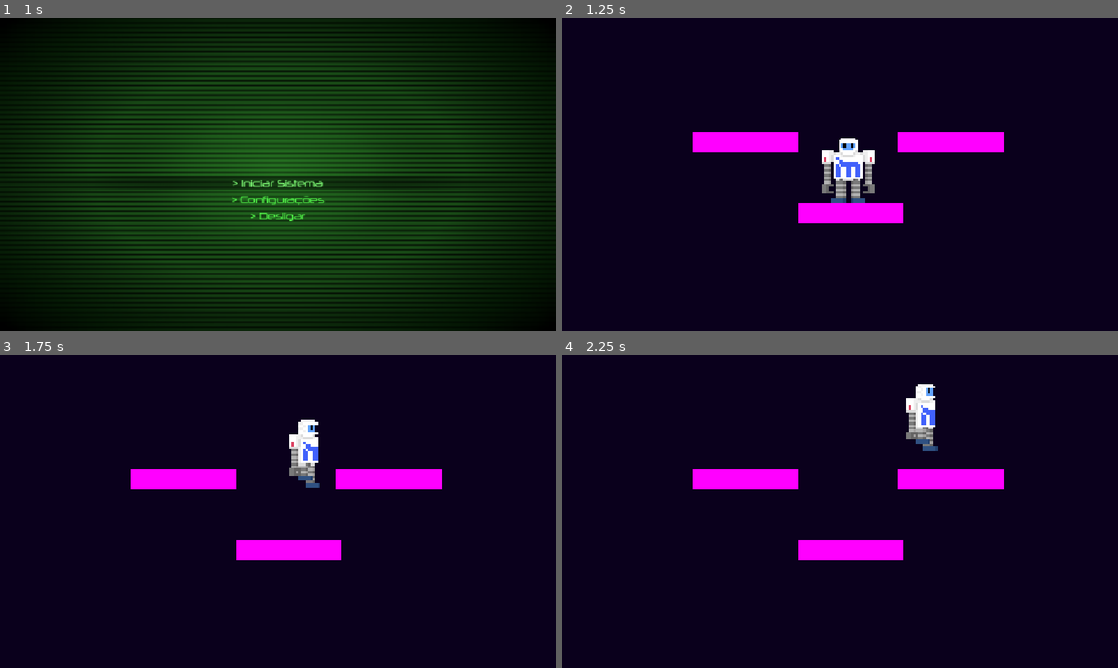
Above: before the commit, frames 1-4 (two rows, left to right).
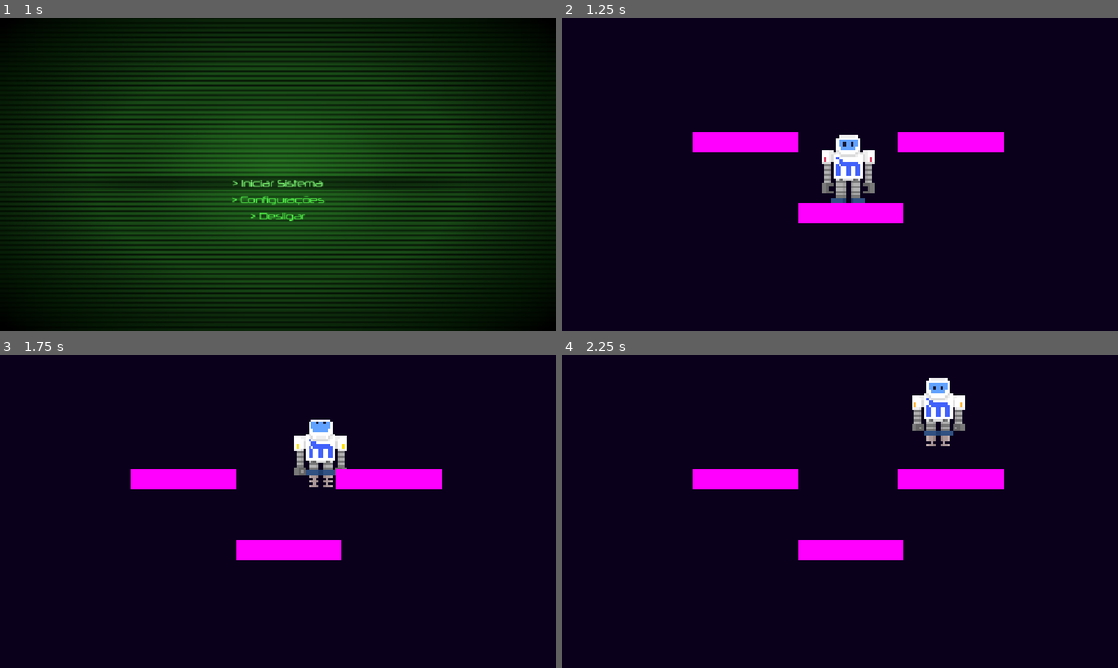
Above: after the commit, the same moments.

Repository: Jorgelino328/overclocked
Game: Godot game, scene res://ui/main_menu/main_menu.tscn
Two runs of this game, one before a commit and one after it. Both use one fixed random seed, a clock stepped at 60 frames per second and the inputs below. Sound files missing from this copy of the repository are replaced by a short silence.
Inputs (mouse positions are in pixels of both pictures, inside the frame that each line leads up to):
- Up to frame 1 (1 s): click "> Iniciar Sistema" at 0.5 s
- Up to frame 2 (1.25 s): no input
- Up to frame 3 (1.75 s): move the mouse to (400, 495) at 1.27 s; hold D (walk_right) from 1.28 s (still down); hold S (look_down) from 1.28 s (still down); tap Space (jump) at 1.52 s; tap W (look_up) at 1.55 s
- Up to frame 4 (2.25 s): keep holding D (walk_right); tap Space (jump) at 1.82 s; move the mouse to (728, 527) at 2.02 s; release S (look_down) at 2.03 s; tap W (look_up) at 2.1 s

Frame 1 is identical in both runs. In frame 2, 0.3% of the frame differs, in the area x 46-57%, y 37-57%; in frame 3, 1.4%; in frame 4, 1.5%, in the area x 61-73%, y 7-31%.

Commit message:
feat: improved movement and added a variety of new animations to the player character

Diff:
--- a/actors/Robonildo/Robonildo.gd
+++ b/actors/Robonildo/Robonildo.gd
@@ -1,7 +1,6 @@
 extends CharacterBody2D
 
 # Variáveis costumizáveis no Inspector do Godot
-@export var speed_slow := 100.0
 @export var speed_walk := 300.0
 @export var speed_run := 600.0
 @export var jump_velocity := -600.0
@@ -12,19 +11,20 @@
 @onready var sprite = $RobonildoSprite
 
 # Define estados possíveis do personagem
-enum State { IDLE, WALKING , RUNNING , JUMPING , DYING}
+enum State { IDLE, WALKING, RUNNING, JUMPING, LOOKING, DYING}
 
 # Pega valor de gravidade definida nas configurações do projeto.
 var gravity = ProjectSettings.get_setting("physics/2d/default_gravity")
 
 # Inicia o jogo no estado Idle
 var anim_state := State.IDLE
-
 
 var time_walking := 0.0
 var time_running := 0.0
 var time_idle := 0.0
+var just_jumped := false
 var sideways := false
+var dead_anim := false
 
 func _physics_process(delta):
 	# Adiciona gravidade caso esteja fora do chão.
@@ -49,8 +49,13 @@
 
 		# Se acabou de pular
 		elif Input.is_action_just_pressed("jump"):
+			just_jumped = true
+			anim_state = State.JUMPING
 			velocity.y = jump_velocity
-			anim_state = State.JUMPING
+
+		# Se está olhando pra cima ou pra baixo
+		elif Input.is_action_pressed("look_up") or Input.is_action_pressed("look_down") :
+			anim_state = State.LOOKING
 
 		# Se está se movendo no chão
 		elif direction:
@@ -58,7 +63,7 @@
 			anim_state = State.WALKING if anim_state != State.RUNNING else State.RUNNING
 
 		# Se  está parado no chão
-		else:
+		elif anim_state != State.LOOKING:
 			anim_state = State.IDLE
 
 	# Aciona as animações PRIMEIRO, pois elas alteram a variável de velocidade.
@@ -71,6 +76,7 @@
 			velocity.x = direction * current_speed
 		else:
 			velocity.x = move_toward(velocity.x, 0, current_speed)
+
 	else:
 		# Garante que a velocidade seja zerada ao morrer
 		velocity.x = 0.0
@@ -81,7 +87,7 @@
 
 func animation_handler(direction,delta):
 	# Vira o sprite caso esteja indo pra esquerda.
-	if direction != 0:
+	if direction != 0 and anim_state != State.DYING:
 		sprite.flip_h = (direction < 0)
 
 	# Define animação baseado no estado
@@ -89,16 +95,18 @@
 		State.IDLE:
 			# Quando acaba de parar (Frame 0).
 			if time_idle == 0.0:
-				if sideways:
+				if sideways and time_running == 0.0:
 					animation_player.play("RESET_side") # Fica congelado virado de lado.
-				else:
+				elif sideways:
+					animation_player.play("run_stop") # Para de correr e permanece de lado.
+				elif !sideways:
 					animation_player.play("RESET") # Fica congelado virado de frente.
 
 			# Após 1 segundo parado
 			if time_idle < 1.0 and (time_idle + delta) >= 1.0:
 				# Se estiver de lado, se vira e toca animação idle.
 				if sideways:
-					animation_player.play("idle_turn")
+					animation_player.play("turn_front")
 					animation_player.queue("idle")
 					sideways = false # Reseta o estado para os próximos movimentos.
 
@@ -112,16 +120,17 @@
 			time_idle += delta
 
 		State.WALKING:
-			# Se vira e começa a andar.
+			# Se vira (caso já não esteja de lado) e começa a andar .
 			if time_walking == 0.0:
-				animation_player.play("walk_turn")
-				animation_player.queue("walk")
+				if !sideways:
+					animation_player.play("turn_side")
+					animation_player.queue("walk")
+				else:
+					animation_player.play("walk")
 
 			# Acelera quando estiver andando, mas para enquanto a animação de início estiver tocando.
 			if animation_player.current_animation == "walk":
 				current_speed = speed_walk
-			elif animation_player.current_animation == "walk_turn" :
-				current_speed = speed_slow
 
 			# Atualiza os timers.
 			time_walking += delta
@@ -134,7 +143,7 @@
 
 		State.RUNNING:
 			# Se vira e começa a correr.
-			if time_walking >= 0.0 and time_running == 0.0:
+			if time_walking > 0.0 and time_running == 0.0:
 				animation_player.play("run_start")
 				animation_player.queue("run")
 
@@ -147,17 +156,59 @@
 			time_running += delta
 			time_idle = 0.0
 
-			# TODO: Add animation for stopping from run for smoother transition.
-
 		State.JUMPING:
-			# TODO: Implementar mecânica de pulo.
-			pass
+			# Se vira e começa a correr.
+			if just_jumped:
+				if sideways:
+					animation_player.play("jump_side_start")
+					animation_player.queue("jump_side")
+				else:
+					animation_player.play("jump_front_start")
+					animation_player.queue("jump_front")
+				just_jumped = false
+
+			# Se caindo (y positivo), tocar animação de aterrissagem.
+			elif velocity.y >= 0.0:
+				if sideways:
+					animation_player.play("jump_side_land")
+				else:
+					animation_player.play("jump_front_land")
+
+			time_walking = 0.0
+			time_running = 0.0
+			time_idle = 0.0
+
+		State.LOOKING:
+			# Toca a animação apropriada dependendo da orientação (de lado/frente).
+			if Input.is_action_pressed("look_up"):
+				if sideways:
+					animation_player.play("look_side_up")
+				else:
+					animation_player.play("look_front_up")
+			elif Input.is_action_pressed("look_down"):
+				if sideways:
+					animation_player.play("look_side_down")
+				else:
+					animation_player.play("look_front_down")
+			else:
+				anim_state = State.IDLE
+
+			time_walking = 0.0
+			time_running = 0.0
+			time_idle = 0.0
+
 		State.DYING:
 			# WARNING: Sistema de HP ainda não implementado,
 			# a única maneira de entrar nesse estado no momento é pressionando a tecla 0 no teclado.
 
-			# Toca animação de morte caso já não tenha tocado.
-			if animation_player.current_animation != "death":
-				animation_player.play("death")
-
-			# TODO: Implementar animações diferentes para morte enquanto corre/anda/pula.
+			# Toca animação de morte correta para a situação
+			if !dead_anim:
+				if sideways and time_running > 0.0:
+					animation_player.play("death_run")
+				elif sideways and time_walking > 0.0:
+					animation_player.play("death_walk")
+				elif sideways:
+					animation_player.play("death_side")
+				else:
+					animation_player.play("death_front")
+				dead_anim = true # Evita que animação toque novamente
--- a/actors/Robonildo/Robonildo.tscn
+++ b/actors/Robonildo/Robonildo.tscn
@@ -1,10 +1,10 @@
-[gd_scene load_steps=7 format=3 uid="uid://b664d6vuql7i8"]
+[gd_scene format=3 uid="uid://b664d6vuql7i8"]
 
 [ext_resource type="Script" uid="uid://c3154wmk4nd62" path="res://actors/Robonildo/Robonildo.gd" id="1_vnl3t"]
 [ext_resource type="Texture2D" uid="uid://cssd0lohhy84e" path="res://assets/sprites/Robonildo.png" id="2_maejr"]
 
 [sub_resource type="RectangleShape2D" id="RectangleShape2D_18luw"]
-size = Vector2(116, 138.5)
+size = Vector2(64, 140)
 
 [sub_resource type="Animation" id="Animation_uxixy"]
 length = 0.001
@@ -20,6 +20,30 @@
 "update": 1,
 "values": [0]
 }
+tracks/1/type = "value"
+tracks/1/imported = false
+tracks/1/enabled = true
+tracks/1/path = NodePath("CollisionShape2D:shape:size")
+tracks/1/interp = 1
+tracks/1/loop_wrap = true
+tracks/1/keys = {
+"times": PackedFloat32Array(0),
+"transitions": PackedFloat32Array(1),
+"update": 0,
+"values": [Vector2(64, 140)]
+}
+tracks/2/type = "value"
+tracks/2/imported = false
+tracks/2/enabled = true
+tracks/2/path = NodePath("CollisionShape2D:position")
+tracks/2/interp = 1
+tracks/2/loop_wrap = true
+tracks/2/keys = {
+"times": PackedFloat32Array(0),
+"transitions": PackedFloat32Array(1),
+"update": 0,
+"values": [Vector2(0, 0)]
+}
 
 [sub_resource type="Animation" id="Animation_lp60f"]
 resource_name = "RESET_side"
@@ -33,7 +57,31 @@
 "times": PackedFloat32Array(0),
 "transitions": PackedFloat32Array(1),
 "update": 1,
-"values": [5]
+"values": [23]
+}
+tracks/1/type = "value"
+tracks/1/imported = false
+tracks/1/enabled = true
+tracks/1/path = NodePath("CollisionShape2D:shape:size")
+tracks/1/interp = 1
+tracks/1/loop_wrap = true
+tracks/1/keys = {
+"times": PackedFloat32Array(0),
+"transitions": PackedFloat32Array(1),
+"update": 0,
+"values": [Vector2(64, 140)]
+}
+tracks/2/type = "value"
+tracks/2/imported = false
+tracks/2/enabled = true
+tracks/2/path = NodePath("CollisionShape2D:position")
+tracks/2/interp = 1
+tracks/2/loop_wrap = true
+tracks/2/keys = {
+"times": PackedFloat32Array(0),
+"transitions": PackedFloat32Array(1),
+"update": 0,
+"values": [Vector2(0, 0)]
 }
 
 [sub_resource type="Animation" id="Animation_maejr"]
@@ -50,12 +98,60 @@
 "times": PackedFloat32Array(0, 0.25, 0.5, 0.75),
 "transitions": PackedFloat32Array(1, 1.035265, 1, 1),
 "update": 1,
-"values": [13, 14, 15, 16]
+"values": [51, 52, 53, 54]
+}
+
+[sub_resource type="Animation" id="Animation_hi04f"]
+length = 2.25
+step = 0.25
+tracks/0/type = "value"
+tracks/0/imported = false
+tracks/0/enabled = true
+tracks/0/path = NodePath("RobonildoSprite:frame")
+tracks/0/interp = 1
+tracks/0/loop_wrap = true
+tracks/0/keys = {
+"times": PackedFloat32Array(0, 0.5, 1, 1.5),
+"transitions": PackedFloat32Array(1, 1, 1, 1),
+"update": 1,
+"values": [63, 64, 65, 66]
+}
+
+[sub_resource type="Animation" id="Animation_irofe"]
+resource_name = "death"
+length = 1.5
+step = 0.25
+tracks/0/type = "value"
+tracks/0/imported = false
+tracks/0/enabled = true
+tracks/0/path = NodePath("RobonildoSprite:frame")
+tracks/0/interp = 1
+tracks/0/loop_wrap = true
+tracks/0/keys = {
+"times": PackedFloat32Array(0, 0.25, 0.5, 0.75),
+"transitions": PackedFloat32Array(1, 1.035265, 1, 1),
+"update": 1,
+"values": [55, 56, 57, 58]
+}
+
+[sub_resource type="Animation" id="Animation_lfj1e"]
+length = 2.75
+step = 0.25
+tracks/0/type = "value"
+tracks/0/imported = false
+tracks/0/enabled = true
+tracks/0/path = NodePath("RobonildoSprite:frame")
+tracks/0/interp = 1
+tracks/0/loop_wrap = true
+tracks/0/keys = {
+"times": PackedFloat32Array(0, 0.5, 1, 1.5, 1.75, 2),
+"transitions": PackedFloat32Array(1, 1, 1, 1, 1, 1),
+"update": 1,
+"values": [59, 60, 59, 60, 61, 62]
 }
 
 [sub_resource type="Animation" id="Animation_ufnah"]
 resource_name = "idle"
-length = 1.25
 loop_mode = 1
 step = 0.25
 tracks/0/type = "value"
@@ -70,29 +166,239 @@
 "update": 1,
 "values": [0, 1, 2, 3]
 }
-
-[sub_resource type="Animation" id="Animation_q1wcr"]
-resource_name = "idle_turn"
-length = 0.1
-step = 0.05
-tracks/0/type = "value"
-tracks/0/imported = false
-tracks/0/enabled = true
-tracks/0/path = NodePath("RobonildoSprite:frame")
-tracks/0/interp = 1
-tracks/0/loop_wrap = true
-tracks/0/keys = {
-"times": PackedFloat32Array(0, 0.1),
-"transitions": PackedFloat32Array(1, 1),
-"update": 1,
-"values": [6, 3]
+tracks/1/type = "value"
+tracks/1/imported = false
+tracks/1/enabled = true
+tracks/1/path = NodePath("CollisionShape2D:shape:size")
+tracks/1/interp = 1
+tracks/1/loop_wrap = true
+tracks/1/keys = {
+"times": PackedFloat32Array(0),
+"transitions": PackedFloat32Array(1),
+"update": 1,
+"values": [Vector2(64, 140)]
+}
+tracks/2/type = "value"
+tracks/2/imported = false
+tracks/2/enabled = true
+tracks/2/path = NodePath("CollisionShape2D:position")
+tracks/2/interp = 1
+tracks/2/loop_wrap = true
+tracks/2/keys = {
+"times": PackedFloat32Array(0),
+"transitions": PackedFloat32Array(1),
+"update": 1,
+"values": [Vector2(0, 0)]
 }
 
 [sub_resource type="Animation" id="Animation_ewks5"]
 resource_name = "jump"
-step = 0.25
+length = 0.5
+loop_mode = 1
+step = 0.25
+tracks/0/type = "value"
+tracks/0/imported = false
+tracks/0/enabled = true
+tracks/0/path = NodePath("RobonildoSprite:frame")
+tracks/0/interp = 1
+tracks/0/loop_wrap = true
+tracks/0/keys = {
+"times": PackedFloat32Array(0, 0.25),
+"transitions": PackedFloat32Array(1, 1),
+"update": 1,
+"values": [9, 10]
+}
 
 [sub_resource type="Animation" id="Animation_j43hc"]
+length = 0.75
+step = 0.05
+tracks/0/type = "value"
+tracks/0/imported = false
+tracks/0/enabled = true
+tracks/0/path = NodePath("RobonildoSprite:frame")
+tracks/0/interp = 1
+tracks/0/loop_wrap = true
+tracks/0/keys = {
+"times": PackedFloat32Array(0, 0.15, 0.3, 0.35, 0.40000004, 0.5, 0.55, 0.70000005, 0.75),
+"transitions": PackedFloat32Array(1, 1, 1, 1, 1, 1, 1, 1, 1),
+"update": 1,
+"values": [11, 12, 13, 14, 15, 16, 17, 18, 19]
+}
+
+[sub_resource type="Animation" id="Animation_3ggv7"]
+length = 0.5
+step = 0.05
+tracks/0/type = "value"
+tracks/0/imported = false
+tracks/0/enabled = true
+tracks/0/path = NodePath("RobonildoSprite:frame")
+tracks/0/interp = 1
+tracks/0/loop_wrap = true
+tracks/0/keys = {
+"times": PackedFloat32Array(0, 0.15, 0.2, 0.3, 0.4),
+"transitions": PackedFloat32Array(1, 1, 1, 1, 1),
+"update": 1,
+"values": [4, 5, 6, 7, 8]
+}
+
+[sub_resource type="Animation" id="Animation_p51lu"]
+length = 0.5
+loop_mode = 1
+step = 0.25
+tracks/0/type = "value"
+tracks/0/imported = false
+tracks/0/enabled = true
+tracks/0/path = NodePath("RobonildoSprite:frame")
+tracks/0/interp = 1
+tracks/0/loop_wrap = true
+tracks/0/keys = {
+"times": PackedFloat32Array(0, 0.25),
+"transitions": PackedFloat32Array(1, 1),
+"update": 1,
+"values": [29, 30]
+}
+
+[sub_resource type="Animation" id="Animation_5pvo8"]
+step = 0.05
+tracks/0/type = "value"
+tracks/0/imported = false
+tracks/0/enabled = true
+tracks/0/path = NodePath("RobonildoSprite:frame")
+tracks/0/interp = 1
+tracks/0/loop_wrap = true
+tracks/0/keys = {
+"times": PackedFloat32Array(0, 0.15, 0.3, 0.35, 0.4, 0.5, 0.55, 0.7, 0.75),
+"transitions": PackedFloat32Array(1, 1, 1, 1, 1, 1, 1, 1, 1),
+"update": 1,
+"values": [31, 32, 33, 34, 35, 36, 37, 38, 39]
+}
+
+[sub_resource type="Animation" id="Animation_84obx"]
+length = 0.5
+step = 0.05
+tracks/0/type = "value"
+tracks/0/imported = false
+tracks/0/enabled = true
+tracks/0/path = NodePath("RobonildoSprite:frame")
+tracks/0/interp = 1
+tracks/0/loop_wrap = true
+tracks/0/keys = {
+"times": PackedFloat32Array(0, 0.15, 0.2, 0.3, 0.4),
+"transitions": PackedFloat32Array(1, 1, 1, 1, 1),
+"update": 1,
+"values": [24, 25, 26, 27, 28]
+}
+
+[sub_resource type="Animation" id="Animation_wmljb"]
+resource_name = "look_down"
+length = 0.001
+tracks/0/type = "value"
+tracks/0/imported = false
+tracks/0/enabled = true
+tracks/0/path = NodePath("RobonildoSprite:frame")
+tracks/0/interp = 1
+tracks/0/loop_wrap = true
+tracks/0/keys = {
+"times": PackedFloat32Array(0),
+"transitions": PackedFloat32Array(1),
+"update": 1,
+"values": [20]
+}
+tracks/1/type = "value"
+tracks/1/imported = false
+tracks/1/enabled = true
+tracks/1/path = NodePath("CollisionShape2D:shape:size")
+tracks/1/interp = 1
+tracks/1/loop_wrap = true
+tracks/1/keys = {
+"times": PackedFloat32Array(0),
+"transitions": PackedFloat32Array(1),
+"update": 0,
+"values": [Vector2(64, 120)]
+}
+tracks/2/type = "value"
+tracks/2/imported = false
+tracks/2/enabled = true
+tracks/2/path = NodePath("CollisionShape2D:position")
+tracks/2/interp = 1
+tracks/2/loop_wrap = true
+tracks/2/keys = {
+"times": PackedFloat32Array(0),
+"transitions": PackedFloat32Array(1),
+"update": 0,
+"values": [Vector2(0, 10)]
+}
+
+[sub_resource type="Animation" id="Animation_xjabv"]
+resource_name = "look_up"
+length = 0.001
+tracks/0/type = "value"
+tracks/0/imported = false
+tracks/0/enabled = true
+tracks/0/path = NodePath("RobonildoSprite:frame")
+tracks/0/interp = 1
+tracks/0/loop_wrap = true
+tracks/0/keys = {
+"times": PackedFloat32Array(0),
+"transitions": PackedFloat32Array(1),
+"update": 1,
+"values": [21]
+}
+
+[sub_resource type="Animation" id="Animation_bhs5k"]
+length = 0.001
+step = 0.05
+tracks/0/type = "value"
+tracks/0/imported = false
+tracks/0/enabled = true
+tracks/0/path = NodePath("RobonildoSprite:frame")
+tracks/0/interp = 1
+tracks/0/loop_wrap = true
+tracks/0/keys = {
+"times": PackedFloat32Array(0),
+"transitions": PackedFloat32Array(1),
+"update": 1,
+"values": [40]
+}
+tracks/1/type = "value"
+tracks/1/imported = false
+tracks/1/enabled = true
+tracks/1/path = NodePath("CollisionShape2D:shape:size")
+tracks/1/interp = 1
+tracks/1/loop_wrap = true
+tracks/1/keys = {
+"times": PackedFloat32Array(0),
+"transitions": PackedFloat32Array(1),
+"update": 0,
+"values": [Vector2(64, 120)]
+}
+tracks/2/type = "value"
+tracks/2/imported = false
+tracks/2/enabled = true
+tracks/2/path = NodePath("CollisionShape2D:position")
+tracks/2/interp = 1
+tracks/2/loop_wrap = true
+tracks/2/keys = {
+"times": PackedFloat32Array(0),
+"transitions": PackedFloat32Array(1),
+"update": 0,
+"values": [Vector2(0, 10)]
+}
+
+[sub_resource type="Animation" id="Animation_rjjp4"]
+length = 0.001
+tracks/0/type = "value"
+tracks/0/imported = false
+tracks/0/enabled = true
+tracks/0/path = NodePath("RobonildoSprite:frame")
+tracks/0/interp = 1
+tracks/0/loop_wrap = true
+tracks/0/keys = {
+"times": PackedFloat32Array(0),
+"transitions": PackedFloat32Array(1),
+"update": 1,
+"values": [41]
+}
 
 [sub_resource type="Animation" id="Animation_73y8d"]
 resource_name = "run"
@@ -109,7 +415,7 @@
 "times": PackedFloat32Array(0, 0.25),
 "transitions": PackedFloat32Array(1, 1),
 "update": 1,
-"values": [11, 12]
+"values": [47, 48]
 }
 
 [sub_resource type="Animation" id="Animation_auqjj"]
@@ -126,7 +432,130 @@
 "times": PackedFloat32Array(0, 0.2, 0.3),
 "transitions": PackedFloat32Array(1, 1, 1),
 "update": 1,
-"values": [8, 9, 10]
+"values": [45, 46, 47]
+}
+
+[sub_resource type="Animation" id="Animation_tidxy"]
+resource_name = "run_turn"
+length = 0.3
+step = 0.05
+tracks/0/type = "value"
+tracks/0/imported = false
+tracks/0/enabled = true
+tracks/0/path = NodePath("RobonildoSprite:frame")
+tracks/0/interp = 1
+tracks/0/loop_wrap = true
+tracks/0/keys = {
+"times": PackedFloat32Array(0, 0.2, 0.3),
+"transitions": PackedFloat32Array(1, 1, 1),
+"update": 1,
+"values": [49, 50, 23]
+}
+tracks/1/type = "value"
+tracks/1/imported = false
+tracks/1/enabled = true
+tracks/1/path = NodePath("CollisionShape2D:shape:size")
+tracks/1/interp = 1
+tracks/1/loop_wrap = true
+tracks/1/keys = {
+"times": PackedFloat32Array(0.3),
+"transitions": PackedFloat32Array(1),
+"update": 0,
+"values": [Vector2(64, 140)]
+}
+tracks/2/type = "value"
+tracks/2/imported = false
+tracks/2/enabled = true
+tracks/2/path = NodePath("CollisionShape2D:position")
+tracks/2/interp = 1
+tracks/2/loop_wrap = true
+tracks/2/keys = {
+"times": PackedFloat32Array(0.3),
+"transitions": PackedFloat32Array(1),
+"update": 0,
+"values": [Vector2(0, 0)]
+}
+
+[sub_resource type="Animation" id="Animation_pd6ww"]
+resource_name = "turn"
+length = 0.1
+step = 0.05
+tracks/0/type = "value"
+tracks/0/imported = false
+tracks/0/enabled = true
+tracks/0/path = NodePath("RobonildoSprite:frame")
+tracks/0/interp = 1
+tracks/0/loop_wrap = true
+tracks/0/keys = {
+"times": PackedFloat32Array(0, 0.1),
+"transitions": PackedFloat32Array(1, 1),
+"update": 1,
+"values": [42, 0]
+}
+tracks/1/type = "value"
+tracks/1/imported = false
+tracks/1/enabled = true
+tracks/1/path = NodePath("CollisionShape2D:shape:size")
+tracks/1/interp = 1
+tracks/1/loop_wrap = true
+tracks/1/keys = {
+"times": PackedFloat32Array(0.1),
+"transitions": PackedFloat32Array(1),
+"update": 0,
+"values": [Vector2(64, 140)]
+}
+tracks/2/type = "value"
+tracks/2/imported = false
+tracks/2/enabled = true
+tracks/2/path = NodePath("CollisionShape2D:position")
+tracks/2/interp = 1
+tracks/2/loop_wrap = true
+tracks/2/keys = {
+"times": PackedFloat32Array(0.1),
+"transitions": PackedFloat32Array(1),
+"update": 0,
+"values": [Vector2(0, 0)]
+}
+
+[sub_resource type="Animation" id="Animation_q1wcr"]
+resource_name = "idle_turn"
+length = 0.1
+step = 0.05
+tracks/0/type = "value"
+tracks/0/imported = false
+tracks/0/enabled = true
+tracks/0/path = NodePath("RobonildoSprite:frame")
+tracks/0/interp = 1
+tracks/0/loop_wrap = true
+tracks/0/keys = {
+"times": PackedFloat32Array(0, 0.1),
+"transitions": PackedFloat32Array(1, 1),
+"update": 1,
+"values": [22, 23]
+}
+tracks/1/type = "value"
+tracks/1/imported = false
+tracks/1/enabled = true
+tracks/1/path = NodePath("CollisionShape2D:shape:size")
+tracks/1/interp = 1
+tracks/1/loop_wrap = true
+tracks/1/keys = {
+"times": PackedFloat32Array(0.1),
+"transitions": PackedFloat32Array(1),
+"update": 0,
+"values": [Vector2(64, 140)]
+}
+tracks/2/type = "value"
+tracks/2/imported = false
+tracks/2/enabled = true
+tracks/2/path = NodePath("CollisionShape2D:position")
+tracks/2/interp = 1
+tracks/2/loop_wrap = true
+tracks/2/keys = {
+"times": PackedFloat32Array(0.1),
+"transitions": PackedFloat32Array(1),
+"update": 0,
+"values": [Vector2(0, 0)]
 }
 
 [sub_resource type="Animation" id="Animation_hfao4"]
@@ -144,42 +573,37 @@
 "times": PackedFloat32Array(0, 0.25),
 "transitions": PackedFloat32Array(1, 1),
 "update": 1,
-"values": [7, 8]
-}
-
-[sub_resource type="Animation" id="Animation_pd6ww"]
-resource_name = "turn"
-length = 0.1
-step = 0.05
-tracks/0/type = "value"
-tracks/0/imported = false
-tracks/0/enabled = true
-tracks/0/path = NodePath("RobonildoSprite:frame")
-tracks/0/interp = 1
-tracks/0/loop_wrap = true
-tracks/0/keys = {
-"times": PackedFloat32Array(0, 0.1),
-"transitions": PackedFloat32Array(1, 1),
-"update": 1,
-"values": [4, 5]
+"values": [43, 44]
 }
 
 [sub_resource type="AnimationLibrary" id="AnimationLibrary_f15kf"]
 _data = {
 &"RESET": SubResource("Animation_uxixy"),
 &"RESET_side": SubResource("Animation_lp60f"),
-&"death": SubResource("Animation_maejr"),
+&"death_front": SubResource("Animation_maejr"),
+&"death_run": SubResource("Animation_hi04f"),
+&"death_side": SubResource("Animation_irofe"),
+&"death_walk": SubResource("Animation_lfj1e"),
 &"idle": SubResource("Animation_ufnah"),
-&"idle_turn": SubResource("Animation_q1wcr"),
-&"jump": SubResource("Animation_ewks5"),
-&"jump_land": SubResource("Animation_j43hc"),
+&"jump_front": SubResource("Animation_ewks5"),
+&"jump_front_land": SubResource("Animation_j43hc"),
+&"jump_front_start": SubResource("Animation_3ggv7"),
+&"jump_side": SubResource("Animation_p51lu"),
+&"jump_side_land": SubResource("Animation_5pvo8"),
+&"jump_side_start": SubResource("Animation_84obx"),
+&"look_front_down": SubResource("Animation_wmljb"),
+&"look_front_up": SubResource("Animation_xjabv"),
+&"look_side_down": SubResource("Animation_bhs5k"),
+&"look_side_up": SubResource("Animation_rjjp4"),
 &"run": SubResource("Animation_73y8d"),
 &"run_start": SubResource("Animation_auqjj"),
-&"walk": SubResource("Animation_hfao4"),
-&"walk_turn": SubResource("Animation_pd6ww")
-}
-
-[node name="Robonildo" type="CharacterBody2D"]
+&"run_stop": SubResource("Animation_tidxy"),
+&"turn_front": SubResource("Animation_pd6ww"),
+&"turn_side": SubResource("Animation_q1wcr"),
+&"walk": SubResource("Animation_hfao4")
+}
+
+[node name="Robonildo" type="CharacterBody2D" unique_id=1274667847]
 texture_filter = 1
 script = ExtResource("1_vnl3t")
 
@@ -190,9 +614,8 @@
 position = Vector2(-4.7683716e-07, -9.536743e-07)
 scale = Vector2(5, 5)
 texture = ExtResource("2_maejr")
-hframes = 17
-
-[node name="RobonildoAnimator" type="AnimationPlayer" parent="."]
-libraries = {
-"": SubResource("AnimationLibrary_f15kf")
-}
+hframes = 67
+metadata/_edit_lock_ = true
+
+[node name="RobonildoAnimator" type="AnimationPlayer" parent="." unique_id=427934955]
+libraries/ = SubResource("AnimationLibrary_f15kf")
Binary file removed: actors/Robonildo/Robonildo.png
Binary file added: assets/sprites/Robonildo.png
Not shown, changed: assets/sprites/Robonildo.png.import
